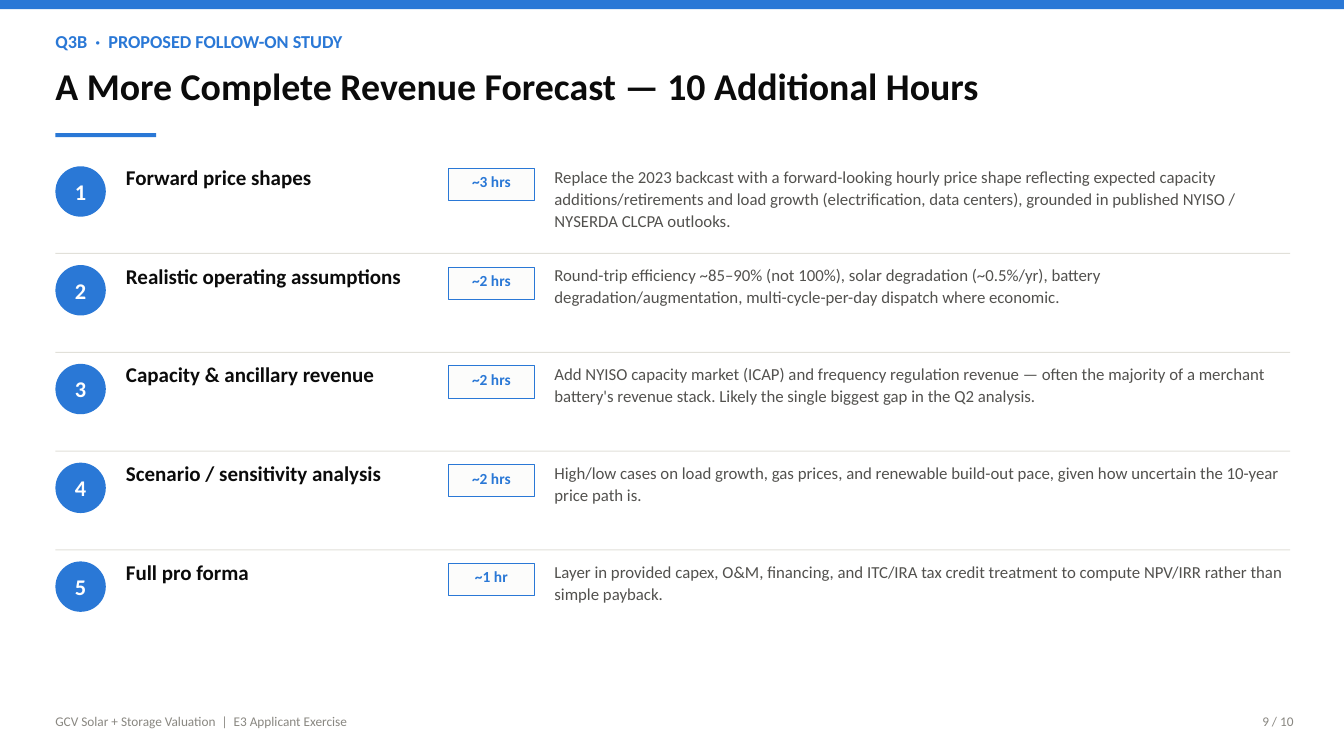
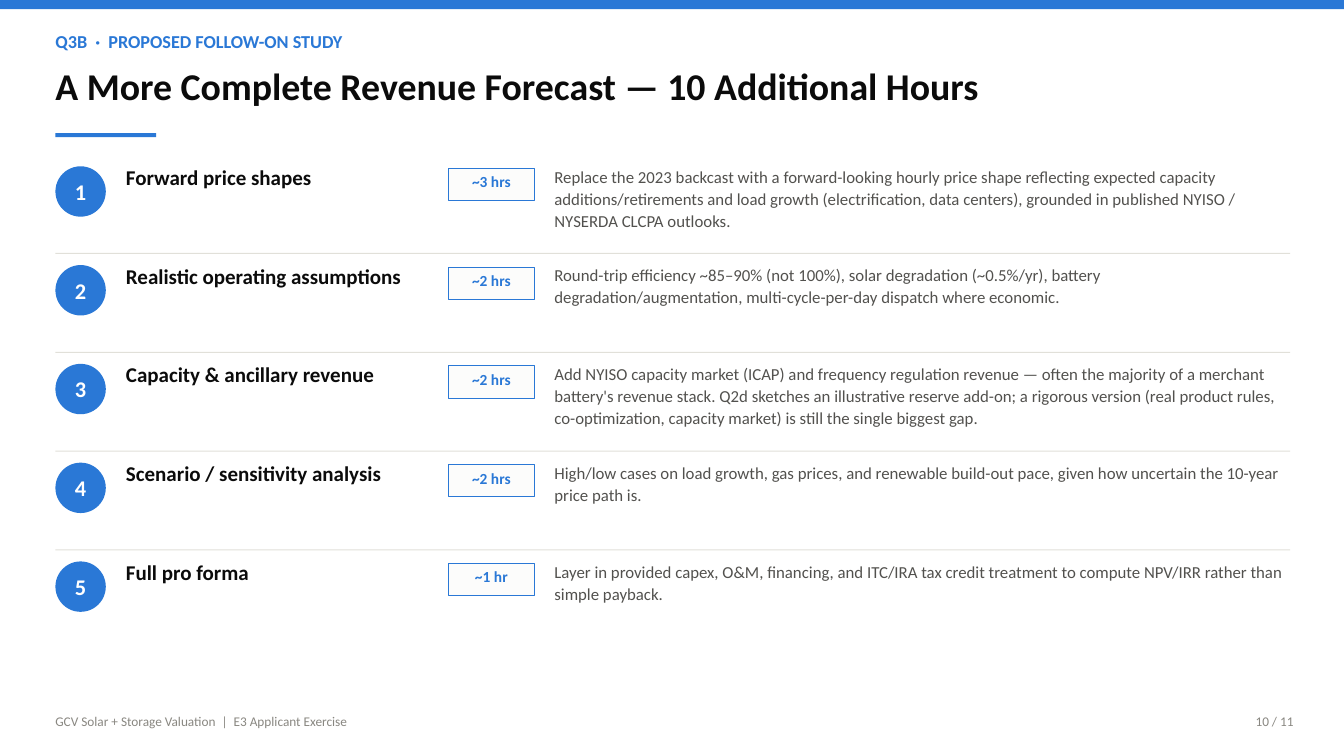
Before and after one commit to Yifueveding/E3_work_task, a slide deck: slide 10 of GCV_Solar_Storage_Valuation.pptx (slide 9 before the commit). Drawn at 1344x756 pixels with LibreOffice and Linux fonts; fonts in the diff are those of the drawing. Boxes give left, top, right and bottom in pixels: in the first picture for what was removed or moved away, otherwise in the second. Text is boxed around its words. In the diff, an @@ line names an element or a change of style, - is before the commit and + after.

```diff
--- a/GCV_Solar_Storage_Valuation.pptx
+++ b/GCV_Solar_Storage_Valuation.pptx
@@ text at box(554, 368, 1275, 427): text changed @@
-Add NYISO capacity market (ICAP) and frequency regulation revenue — often the majority of a merchant battery's revenue stack. Likely the single biggest gap in the Q2 analysis.
+Add NYISO capacity market (ICAP) and frequency regulation revenue — often the majority of a merchant battery's revenue stack. Q2d sketches an illustrative reserve add-on; a rigorous version (real product rules, co-optimization, capacity market) is still the single biggest gap.
@@ text at box(1256, 717, 1293, 726): text changed @@
-9 / 10
+10 / 11
```
Also in this commit, not shown: 8 other slides changed, 1 slide added, 10 other files.
